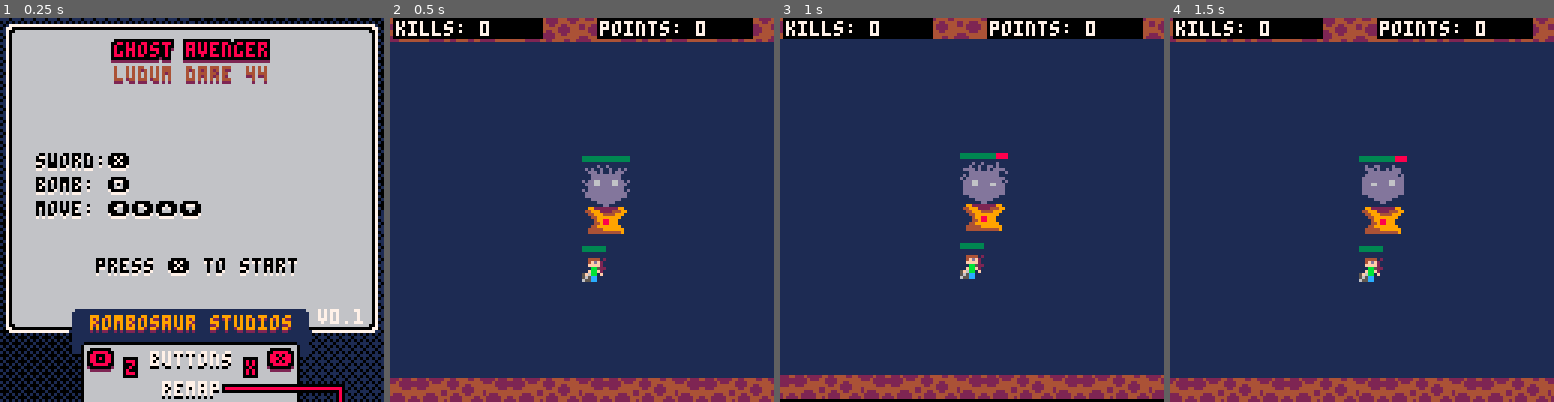
Above: before the commit, frames 1-4 (left to right).
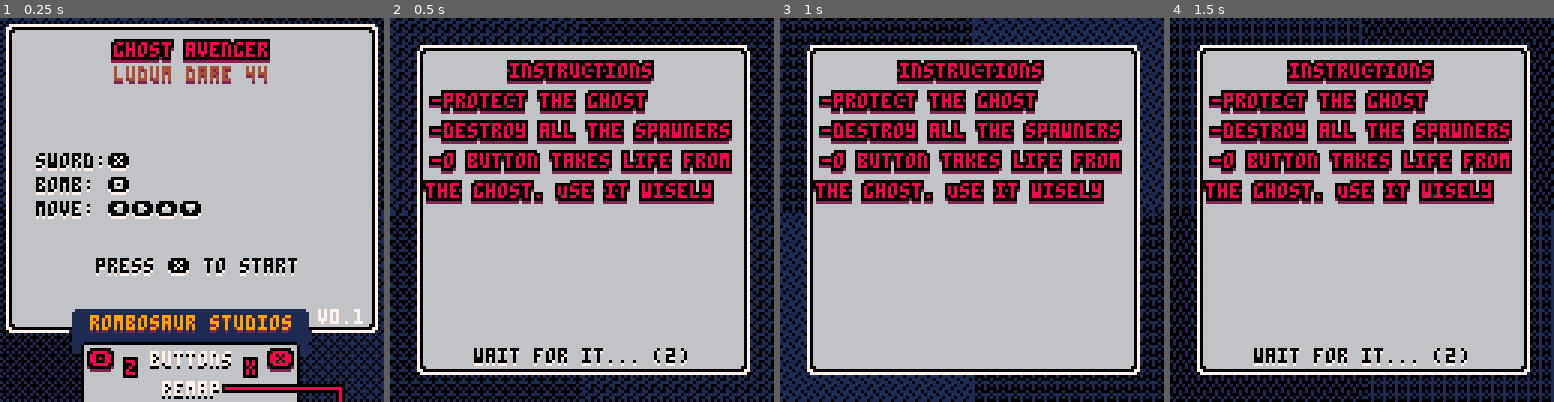
Above: after the commit, the same moments.

Repository: Rombusevil/ld44-ghost-avenger
Game: PICO-8 cartridge ld44.p8
Two runs of this game, one before a commit and one after it. Both use one fixed random seed, a clock stepped at 60 frames per second and the inputs below.
Inputs (mouse positions are in pixels of both pictures, inside the frame that each line leads up to):
- Up to frame 1 (0.25 s): no input
- Up to frame 2 (0.5 s): tap X (X key) at 0.33 s
- Up to frame 3 (1 s): click (1060, 121) at 0.67 s; tap O (Z key) at 0.7 s
- Up to frame 4 (1.5 s): tap X (X key) at 1.07 s; click (1216, 267) at 1.22 s

Frame 1 is identical in both runs. In frame 2, 92% of the frame differs, in the area x 0-100%, y 0-100%; in frame 3, 90%; in frame 4, 93%.

Commit message:
instructions state

Diff:
--- /dev/null
+++ b/instructions_state.lua
@@ -0,0 +1,62 @@
+-- state
+function instructions_state()
+    local s={}
+    local texts={}
+    local timeout=2 -- for avoiding the user hitting X while playing and by that dismissing this screen. In seconds
+
+    -- graphical frame
+    local frbkg=1
+    local frfg=6
+
+    local ty=15
+    add(texts, tutils({text="instructions",centerx=true,y=ty,fg=8,bg=0,bordered=true,shadowed=true,sh=2})) ty+=10
+    add(texts, tutils({text="-protect the ghost       " ,centerx=true,y=ty,fg=8,bg=0,bordered=true,shadowed=true,sh=2}))ty+=10
+    add(texts, tutils({text="-destroy all the spawners",centerx=true,y=ty,fg=8,bg=0,bordered=true,shadowed=true,sh=2})) ty+=10
+    add(texts, tutils({text="-o button takes life from",centerx=true,y=ty,fg=8,bg=0,bordered=true,shadowed=true,sh=2})) ty+=10
+    add(texts, tutils({text="the ghost. Use it wisely  ",centerx=true,y=ty,fg=8,bg=0,bordered=true,shadowed=true,sh=2}))ty+=10
+
+    local restart_msg = "press ❎ to restart"
+    local msg = tutils({text="", blink=true, on_time=15, centerx=true,y=110,fg=0,bg=1,bordered=false,shadowed=true,sh=7})
+    add(texts, msg)
+
+    s.update=function()
+        camera(0,0)
+        timeout -= 1/60
+        if(btnp(5) and timeout <= 0) curstate=menu_state() -- "X"
+    end
+
+    cls()
+    s.draw=function()
+        -- bkg
+        dance_bkg(10,frbkg)
+
+        -- frame
+        local frame_x0=10
+        local frame_y0=10
+        local frame_x1=128-frame_x0
+        local frame_y1=128-frame_y0
+        -- white frame
+        rectfill(frame_x0  ,frame_y0-1, frame_x1, frame_y1  , 7)
+        rectfill(frame_x0-1,frame_y0+1, frame_x1+1, frame_y1-1, 7)
+        -- black frame
+        rectfill(frame_x0+1,frame_x0  , frame_x1-1, frame_y1-1, 0)
+        rectfill(frame_x0  ,frame_x0+1, frame_x1  , frame_y1-2, 0)
+        -- main frame
+        rectfill(frame_x0+2,frame_x0+1, frame_x1-2, frame_y1-2, frfg)
+        rectfill(frame_x0+1,frame_x0+2, frame_x1-1, frame_y1-3, frfg)
+
+        -- draw texts
+        if(timeout > 0)then
+            local t = flr(timeout) + 1
+            msg.text = "wait for it... ("..t..")"
+        else
+            msg.text = restart_msg
+        end
+
+        for t in all(texts) do
+            t:draw()
+        end
+    end
+
+    return s
+end
--- a/ld44.p8
+++ b/ld44.p8
@@ -316,7 +316,7 @@
 	local frfg=6
 	state.update=function()
 		camera(0,0)
-        if(btnp(5)) curstate=game_state(1)
+        if(btnp(5)) curstate=instructions_state()
 	end
 	cls()
 	state.draw=function()
@@ -935,6 +935,51 @@
     add(texts, tutils({text="        "..points,centerx=true,y=ty,fg=8,bg=0,bordered=true,shadowed=true,sh=2})) ty+=20
     add(texts, tutils({text="kills:                   ",centerx=true,y=ty,fg=8,bg=0,bordered=true,shadowed=true,sh=2}))
     add(texts, tutils({text="        "..kills,centerx=true,y=ty,fg=8,bg=0,bordered=true,shadowed=true,sh=2})) ty+=20
+    local restart_msg = "press ❎ to restart"
+    local msg = tutils({text="", blink=true, on_time=15, centerx=true,y=110,fg=0,bg=1,bordered=false,shadowed=true,sh=7})
+    add(texts, msg)
+    s.update=function()
+        camera(0,0)
+        timeout -= 1/60
+        if(btnp(5) and timeout <= 0) curstate=menu_state()
+    end
+    cls()
+    s.draw=function()
+        dance_bkg(10,frbkg)
+        local frame_x0=10
+        local frame_y0=10
+        local frame_x1=128-frame_x0
+        local frame_y1=128-frame_y0
+        rectfill(frame_x0  ,frame_y0-1, frame_x1, frame_y1  , 7)
+        rectfill(frame_x0-1,frame_y0+1, frame_x1+1, frame_y1-1, 7)
+        rectfill(frame_x0+1,frame_x0  , frame_x1-1, frame_y1-1, 0)
+        rectfill(frame_x0  ,frame_x0+1, frame_x1  , frame_y1-2, 0)
+        rectfill(frame_x0+2,frame_x0+1, frame_x1-2, frame_y1-2, frfg)
+        rectfill(frame_x0+1,frame_x0+2, frame_x1-1, frame_y1-3, frfg)
+        if(timeout > 0)then
+            local t = flr(timeout) + 1
+            msg.text = "wait for it... ("..t..")"
+        else
+            msg.text = restart_msg
+        end
+        for t in all(texts) do
+            t:draw()
+        end
+    end
+    return s
+end
+function instructions_state()
+    local s={}
+    local texts={}
+    local timeout=2
+    local frbkg=1
+    local frfg=6
+    local ty=15
+    add(texts, tutils({text="instructions",centerx=true,y=ty,fg=8,bg=0,bordered=true,shadowed=true,sh=2})) ty+=10
+    add(texts, tutils({text="-protect the ghost       " ,centerx=true,y=ty,fg=8,bg=0,bordered=true,shadowed=true,sh=2}))ty+=10
+    add(texts, tutils({text="-destroy all the spawners",centerx=true,y=ty,fg=8,bg=0,bordered=true,shadowed=true,sh=2})) ty+=10
+    add(texts, tutils({text="-o button takes life from",centerx=true,y=ty,fg=8,bg=0,bordered=true,shadowed=true,sh=2})) ty+=10
+    add(texts, tutils({text="the ghost. Use it wisely  ",centerx=true,y=ty,fg=8,bg=0,bordered=true,shadowed=true,sh=2}))ty+=10
     local restart_msg = "press ❎ to restart"
     local msg = tutils({text="", blink=true, on_time=15, centerx=true,y=110,fg=0,bg=1,bordered=false,shadowed=true,sh=7})
     add(texts, msg)
--- a/main.lua
+++ b/main.lua
@@ -16,6 +16,7 @@
 --<*game_state.lua
 --<*gameover_state.lua
 --<*win_state.lua
+--<*instructions_state.lua
 --------------------------- end imports
 
 -- to enable mouse support uncomment all of the following commented lines:
--- a/menu_state.lua
+++ b/menu_state.lua
@@ -33,7 +33,7 @@
 
 	state.update=function()
 		camera(0,0)
-        if(btnp(5)) curstate=game_state(1) -- "X"
+        if(btnp(5)) curstate=instructions_state() -- "X"
 	end
 
 	cls()
